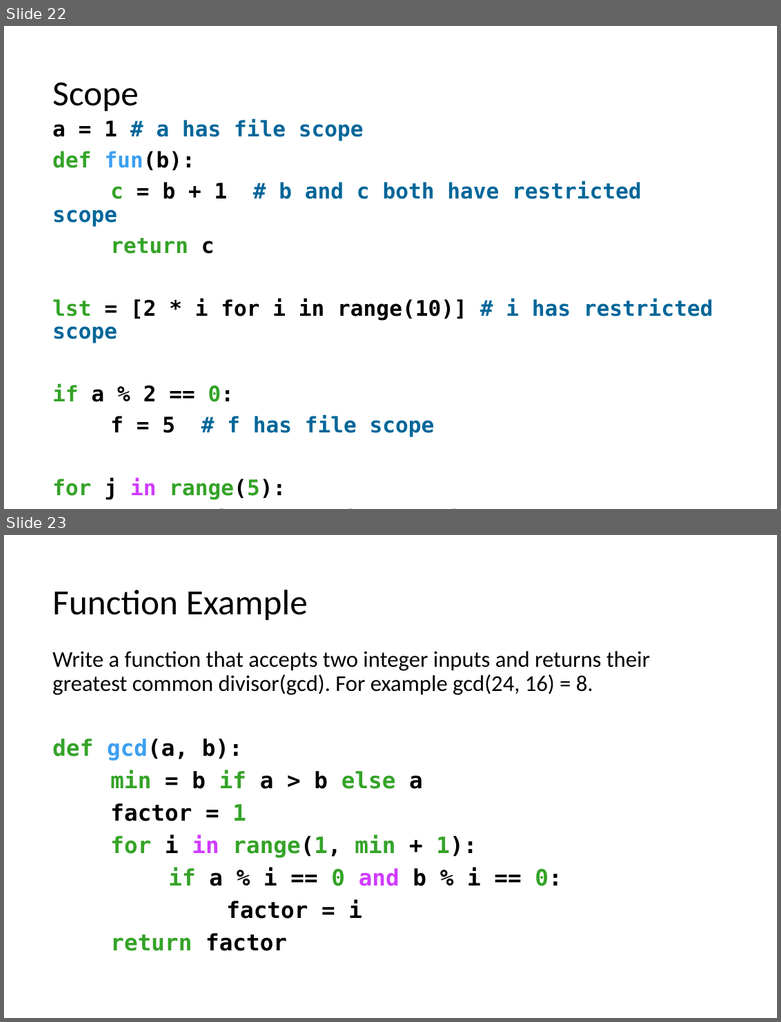
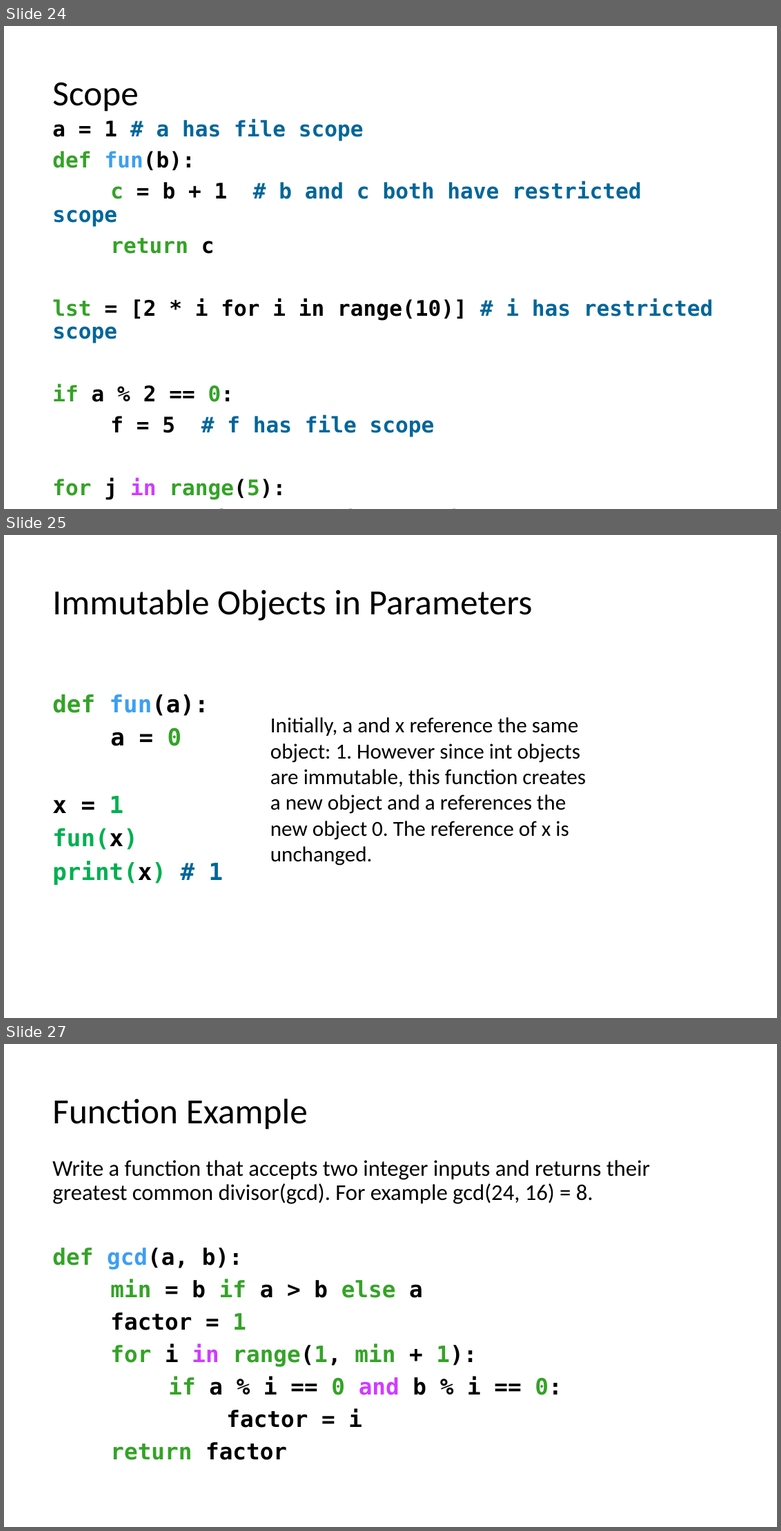
Before and after one commit to LongBaoNguyen/longbaonguyen.github.io, a slide deck: courses/apcsp/lect8.pptx. Shown one above the other, each under a label of ours: slides 22 and 23 before the commit, slides 24, 25 and 27 after it; the slides between them are not shown. The pictures are 781x1022 and 781x1531 pixels, drawn with LibreOffice and Linux fonts; fonts in the diff are those of the drawing. Boxes give left, top, right and bottom in pixels: in the first picture for what was removed or moved away, otherwise in the second. Text is boxed around its words. In the diff, an @@ line names an element or a change of style, - is before the commit and + after.

```diff
--- a/courses/apcsp/lect8.pptx
+++ b/courses/apcsp/lect8.pptx
@@ slide 25 added at [4, 535, 777, 1018], background #FFFFFF @@
@@ title added at [52, 590, 533, 621], 33 pt, text #000000 @@
+Immutable Objects in Parameters
@@ text added at [52, 694, 223, 885], 22 pt, text #00B050, bold @@
+def fun(a):
+a = 0
+x = 1
+fun(x)
+print(x) # 1
@@ text added at [270, 717, 586, 866], 20 pt, text #000000 @@
+Initially, a and x reference the same object: 1. However since int objects are immutable, this function creates a new object and a references the new object 0. The reference of x is unchanged.
@@ what was slide 22 is now slide 24 @@
@@ what was slide 23 is now slide 27 @@
```
Also in this commit, not shown: 3 other slides added, 3 other files.
